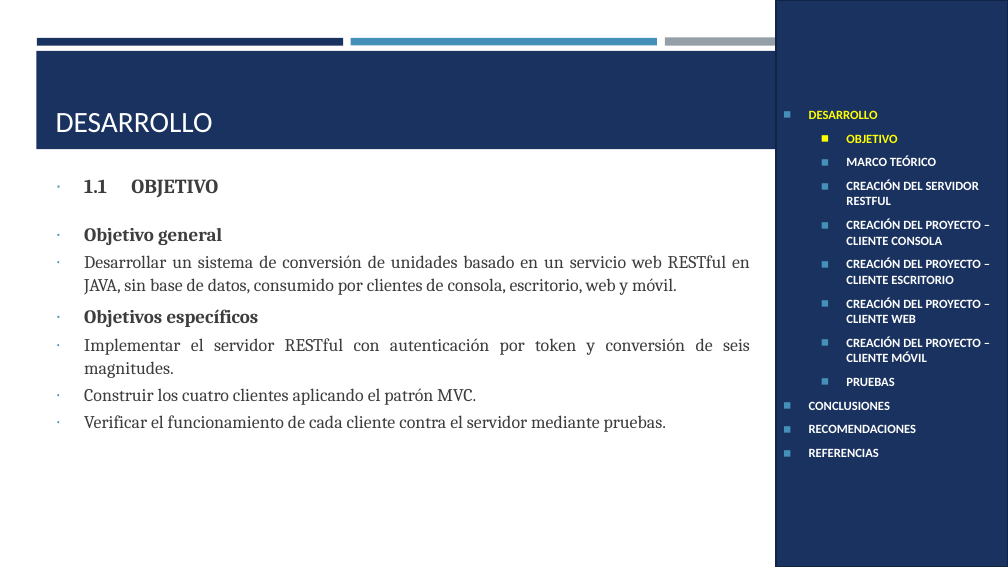
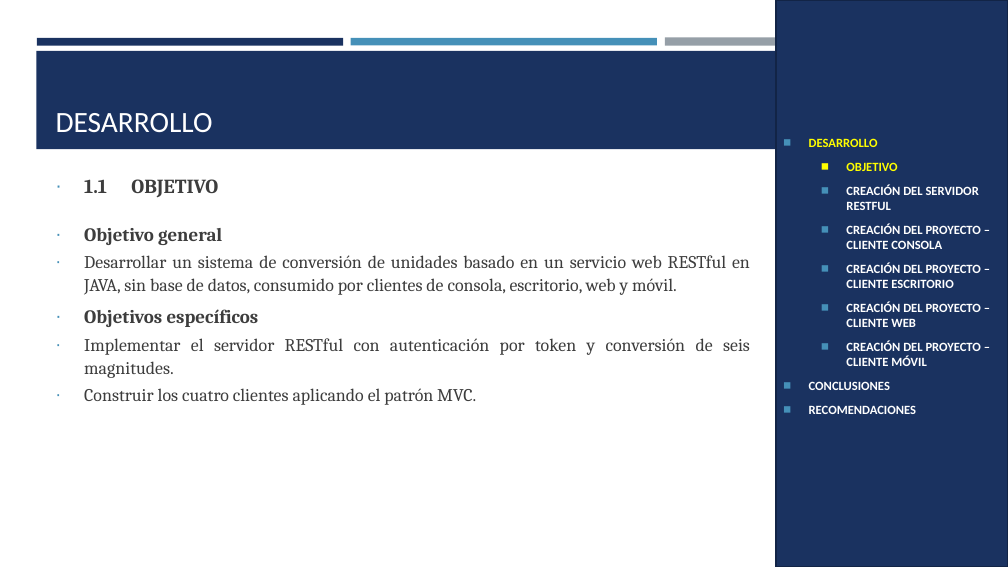
Before and after one commit to IMarcusDev/TI.1.3.-PAO202651_RESTFUL_JAVA_SINBDD_NRC_36883_GR04, a slide deck: slide 3 of 05. DOCUMENTACION/PRESENTACION TI.1.3. RESTFUL sin BDD en JAVA GR4.pptx. Drawn at 1008x567 pixels with LibreOffice and Linux fonts; fonts in the diff are those of the drawing. Boxes give left, top, right and bottom in pixels: in the first picture for what was removed or moved away, otherwise in the second. Text is boxed around its words. In the diff, an @@ line names an element or a change of style, - is before the commit and + after.

```diff
--- a/05. DOCUMENTACION/PRESENTACION TI.1.3. RESTFUL sin BDD en JAVA GR4.pptx
+++ b/05. DOCUMENTACION/PRESENTACION TI.1.3. RESTFUL sin BDD en JAVA GR4.pptx
@@ text in rectangle at (x1=846, y1=156, x2=936, y2=166): paragraph removed @@
-  ◼ MARCO TEÓRICO
@@ text in rectangle at (x1=846, y1=378, x2=894, y2=386): paragraph removed @@
-  ◼ PRUEBAS
@@ text at (x1=84, y1=415, x2=666, y2=432): paragraph removed @@
-∙ Verificar el funcionamiento de cada cliente contra el servidor mediante pruebas.
@@ text in rectangle at (x1=809, y1=448, x2=879, y2=457): paragraph removed @@
-◼ REFERENCIAS
```
Also in this commit, not shown: 21 other slides changed, 7 slides removed.
